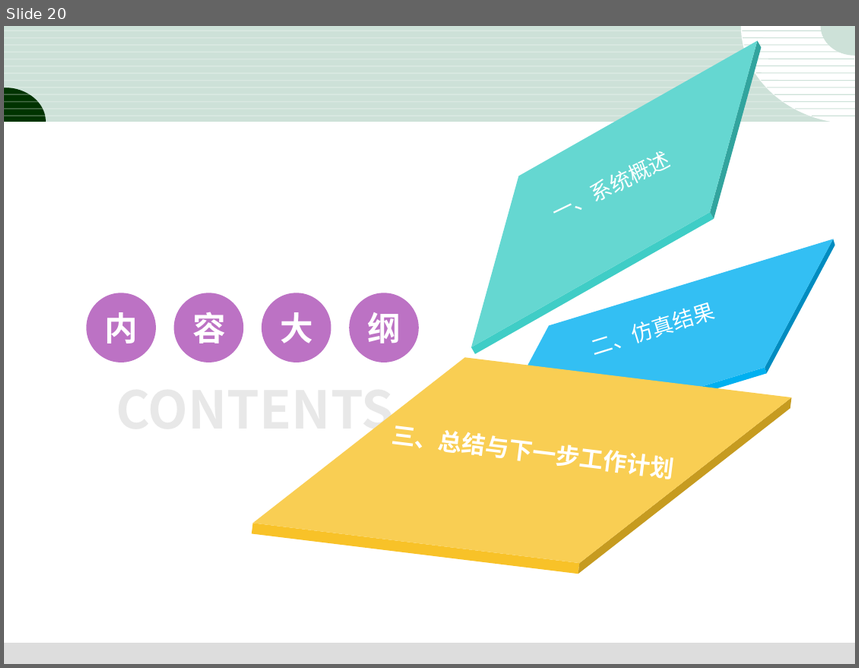
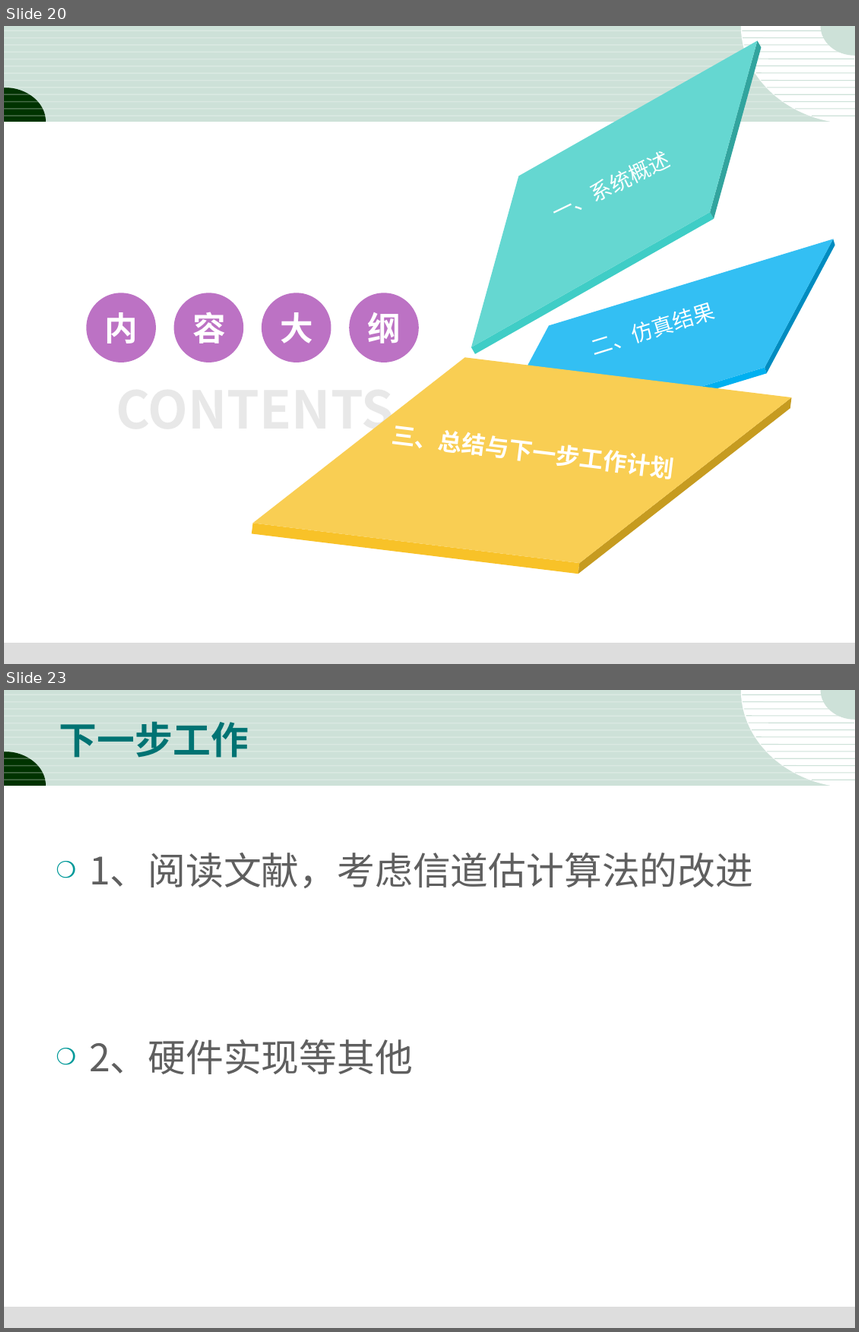
Before and after one commit to dandanJing/DTMB2.0, a slide deck: 3-18.DTMB2.0报告结果.ppt. Shown one above the other, each under a label of ours: slide 20 before the commit, slides 20 and 23 after it; the slides between them are not shown. The pictures are 859x668 and 859x1332 pixels, drawn with LibreOffice and Linux fonts; fonts in the diff are those of the drawing. Boxes give left, top, right and bottom in pixels: in the first picture for what was removed or moved away, otherwise in the second. Text is boxed around its words. In the diff, an @@ line names an element or a change of style, - is before the commit and + after.

```diff
--- a/3-18.DTMB2.0报告结果.ppt
+++ b/3-18.DTMB2.0报告结果.ppt
@@ slide 23 added at (4, 690, 855, 1328), background #FFFFFF; not listed: 31 template elements that a slide beside it also shows @@
@@ title added at (59, 721, 249, 758), 32 pt, text #007373, bold @@
+下一步工作
@@ text added at (89, 853, 753, 1075), 32 pt, text #5F5F5F @@
+❍ 1、阅读文献，考虑信道估计算法的改进
+❍ 2、硬件实现等其他
```
Also in this commit, not shown: 10 slides changed, 2 other slides added, 4 other files.
